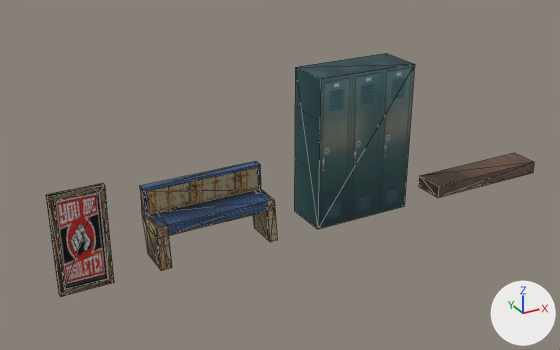
An edit to the FBX model Project D.E.R.I.C.K/Assets/Modelos3D/Extras/Objetos.fbx, drawn before and after from the same camera.
Rendered twice from a 50 mm camera at (-0.0232, -0.1247, 0.0769) aimed at (0.0494, 0.0072, 0.0109). Lighting does not change. The marker at lower right points along +X, +Y and +Z. Mesh edges are drawn as thin lines. Where no turn or scale is listed for an object, it has been applied to the vertices. Vertices at the same position are counted once.
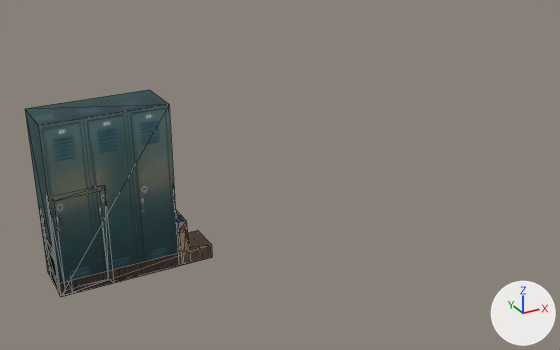
Scene script edits in JSON lines:
```json
{"block": "me_mesh_003", "where": "me_mesh_003.from_pydata(...)  # 13 vertices, 22 faces; spans x 0.087..0.117, y 0.0001..0.0071, z 0.0..0.0028"}
{"block": "me_mesh_003", "where": "# used by ob_mesh4; location = (0.0, 0.0, 0.0)"}
{"block": "me_mesh_003", "change": "me_mesh_003 part 2: the whole mesh is moved by (-0.087, -0.0002, 0.0)"}
{"block": "me_mesh_001", "where": "me_mesh_001.from_pydata(...)  # 50 vertices, 134 faces; spans x 0.0193..0.0447, y -0.0001..0.009, z 0.0..0.0143"}
{"block": "me_mesh_001", "where": "# used by ob_mesh2; location = (0.0, 0.0, 0.0)"}
{"block": "me_mesh_001", "change": "me_mesh_001 part 3: the whole mesh is moved by (-0.0193, 0.0, 0.0)"}
{"block": "me_mesh_002", "where": "me_mesh_002.from_pydata(...)  # 8 vertices, 12 faces; spans x 0.0546..0.0775, y 0.0..0.01, z 0.0..0.033"}
{"block": "me_mesh_002", "where": "# used by ob_mesh3; location = (0.0, 0.0, 0.0)"}
{"block": "me_mesh_002", "change": "me_mesh_002 part 1: the whole mesh is moved by (-0.0546, -0.0001, 0.0)"}
```

Changed parts and their boxes [x1, y1, x2, y2] in the pictures (560 x 350 px):
```json
{"object": "Mesh3", "change": "mesh moved", "before": [294, 53, 415, 229], "after": [25, 90, 178, 297]}
{"object": "Mesh2", "change": "mesh moved", "before": [140, 162, 277, 271], "after": [40, 209, 189, 292]}
{"object": "Mesh4", "change": "mesh moved", "before": [419, 153, 534, 198], "after": [50, 230, 212, 297]}
{"object": "Mesh5", "change": "unchanged, covered by the edit", "before": [46, 183, 114, 296], "after": [46, 195, 61, 296]}
```
